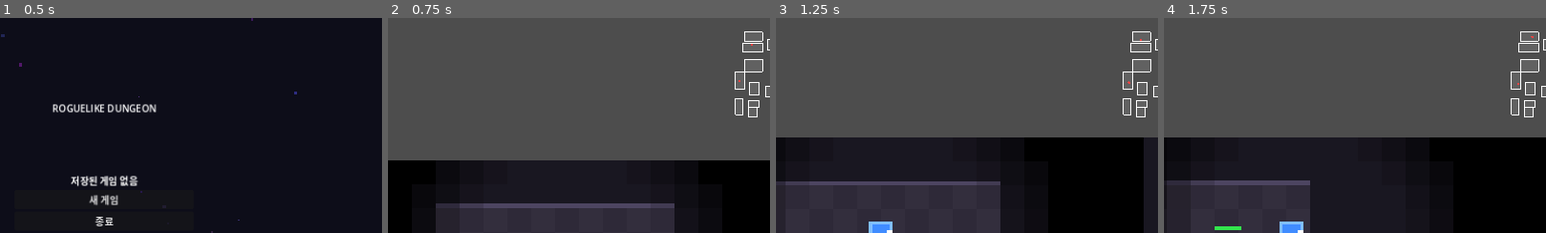
Above: before the commit, frames 1-4 (left to right).
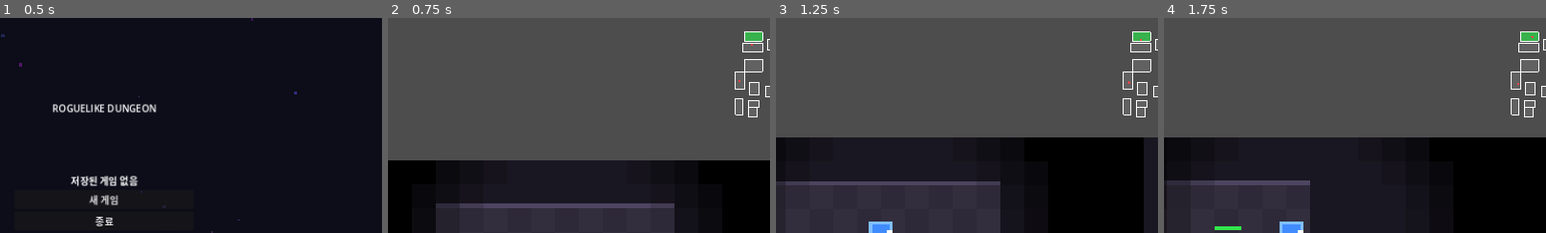
Above: after the commit, the same moments.

Repository: sin857000-code/Valid
Game: Godot game, scene res://scenes/ui/main_menu.tscn
The game is run twice, just before and just after one commit, with the same random seed, the same clock (stepped at 60 frames per second) and the same inputs.
Inputs:
- Up to frame 1 (0.5 s): no input
- Up to frame 2 (0.75 s): click "새 게임" at 0.5 s
- Up to frame 3 (1.25 s): no input
- Up to frame 4 (1.75 s): tap Enter (ui_accept) at 1.25, 1.52 s; hold Right (ui_right) from 1.28 s (still down)
The pictures show only the part of the screen within x 36-86%, y 0-50%; the shares and areas given below are measured in that part.

Frame 1 is identical in both runs. In frame 2, 0.2% of the frame differs, in the area x 93-98%, y 6-11%; in frame 3, 0.2%; in frame 4, 0.2%.
Error in both runs: Invalid call. Nonexistent function 'is_action_just_pressed' in base 'InputEventKey'. (res://scripts/ui/pause_menu.gd:48)

Commit message:
Cycle 11: secret rooms, theme announcements, minimap room markers
- dungeon_generator: _carve_secret_room() adds 1 isolated small room per floor with narrow connector
- dungeon: spawns 2 items + 33% weapon in secret_room; is_boss_floor set before minimap
- hud: show_theme_enter() animated centered announcement at floor 6/11/16
- minimap: start room green, boss room purple; takes optional boss_room param

https://claude.ai/code/session_01W1t3cyazDUadMr1eE4hi94

Diff:
--- a/roguelike/scripts/maps/dungeon.gd
+++ b/roguelike/scripts/maps/dungeon.gd
@@ -72,11 +72,18 @@
 	map_renderer.setup(grid, generator.get_map_width(), generator.get_map_height())
 	fog.setup(generator.get_map_width(), generator.get_map_height())
 
+	is_boss_floor = GameManager.current_floor % BOSS_INTERVAL == 0
 	player.global_position = Vector2(rooms[0].get_center()) * TILE
-	hud.minimap.setup(rooms)
+	hud.minimap.setup(rooms, generator.get_boss_room() if is_boss_floor else Rect2i())
+	enemy_count = 0
 
-	is_boss_floor = GameManager.current_floor % BOSS_INTERVAL == 0
-	enemy_count = 0
+	var f = GameManager.current_floor
+	if f == 6:
+		hud.show_theme_enter("Dungeon", Color(0.3, 0.9, 0.4))
+	elif f == 11:
+		hud.show_theme_enter("Crypt", Color(0.4, 0.6, 1.0))
+	elif f == 16:
+		hud.show_theme_enter("Hell", Color(1.0, 0.3, 0.1))
 
 	if is_boss_floor:
 		_spawn_boss()
@@ -87,6 +94,7 @@
 
 	_spawn_items()
 	_spawn_traps()
+	_spawn_secret_loot()
 	transition.fade_out()
 
 func _spawn_enemy() -> void:
@@ -123,6 +131,17 @@
 		var room = rooms[randi_range(1, rooms.size() - 1)]
 		_make_item(load(WEAPON_SCRIPTS[randi() % WEAPON_SCRIPTS.size()]),
 			Vector2(room.get_center()) * TILE)
+
+func _spawn_secret_loot() -> void:
+	var sr = generator.secret_room
+	if sr == Rect2i():
+		return
+	var center = Vector2(sr.get_center()) * TILE
+	for i in range(2):
+		_make_item(load(ITEM_SCRIPTS[randi() % ITEM_SCRIPTS.size()]),
+			center + Vector2(randi_range(-12, 12), randi_range(-12, 12)))
+	if randi() % 3 == 0:
+		_make_item(load(WEAPON_SCRIPTS[randi() % WEAPON_SCRIPTS.size()]), center)
 
 func _spawn_traps() -> void:
 	var trap_count = 2 + GameManager.current_floor / 2
--- a/roguelike/scripts/maps/dungeon_generator.gd
+++ b/roguelike/scripts/maps/dungeon_generator.gd
@@ -9,10 +9,12 @@
 const MAX_ROOM_SIZE = 13
 
 var rooms: Array[Rect2i] = []
+var secret_room: Rect2i = Rect2i()
 var _grid: Array = []
 
 func generate() -> Array:
 	rooms.clear()
+	secret_room = Rect2i()
 	_grid = []
 	for y in range(MAP_HEIGHT):
 		_grid.append([])
@@ -21,7 +23,32 @@
 
 	_bsp_split(Rect2i(1, 1, MAP_WIDTH - 2, MAP_HEIGHT - 2), 5)
 	_connect_rooms()
+	_carve_secret_room()
 	return _grid
+
+func _carve_secret_room() -> void:
+	if rooms.is_empty():
+		return
+	var anchor = rooms[randi_range(1, rooms.size() - 2)]
+	var center = anchor.get_center()
+	var offsets = [Vector2i(MAX_ROOM_SIZE + 2, 0), Vector2i(-MAX_ROOM_SIZE - 8, 0),
+				   Vector2i(0, MAX_ROOM_SIZE + 2), Vector2i(0, -MAX_ROOM_SIZE - 8)]
+	offsets.shuffle()
+	for off in offsets:
+		var sx = center.x + off.x
+		var sy = center.y + off.y
+		var sw = randi_range(4, 7)
+		var sh = randi_range(4, 7)
+		if sx < 2 or sy < 2 or sx + sw >= MAP_WIDTH - 2 or sy + sh >= MAP_HEIGHT - 2:
+			continue
+		var room = Rect2i(sx, sy, sw, sh)
+		for rx in range(room.position.x, room.position.x + room.size.x):
+			for ry in range(room.position.y, room.position.y + room.size.y):
+				_grid[ry][rx] = TILE_FLOOR
+		# narrow 1-tile connector
+		_carve_corridor(center, room.get_center())
+		secret_room = room
+		return
 
 func _bsp_split(area: Rect2i, depth: int) -> void:
 	if depth == 0 or area.size.x < MIN_ROOM_SIZE * 2 or area.size.y < MIN_ROOM_SIZE * 2:
--- a/roguelike/scripts/ui/hud.gd
+++ b/roguelike/scripts/ui/hud.gd
@@ -116,6 +116,23 @@
 	tween.tween_property(boss_alert, "modulate:a", 0.0, 0.5)
 	tween.tween_callback(func(): boss_alert.visible = false)
 
+func show_theme_enter(theme_name: String, color: Color) -> void:
+	var lbl = Label.new()
+	lbl.text = "~ %s ~" % theme_name.to_upper()
+	lbl.add_theme_font_size_override("font_size", 28)
+	lbl.modulate = color
+	lbl.modulate.a = 0.0
+	lbl.horizontal_alignment = HORIZONTAL_ALIGNMENT_CENTER
+	lbl.set_anchors_preset(Control.PRESET_CENTER)
+	lbl.position += Vector2(-200, -60)
+	lbl.size = Vector2(400, 60)
+	add_child(lbl)
+	var tween = lbl.create_tween()
+	tween.tween_property(lbl, "modulate:a", 1.0, 0.5)
+	tween.tween_interval(2.0)
+	tween.tween_property(lbl, "modulate:a", 0.0, 0.6)
+	tween.tween_callback(lbl.queue_free)
+
 func show_perfect_bonus(bonus: int) -> void:
 	var lbl = Label.new()
 	lbl.text = "PERFECT! +%d" % bonus
--- a/roguelike/scripts/ui/minimap.gd
+++ b/roguelike/scripts/ui/minimap.gd
@@ -6,25 +6,32 @@
 
 var _rooms: Array[Rect2i] = []
 var _player: Node = null
+var _boss_room: Rect2i = Rect2i()
 
 func _ready() -> void:
 	_player = get_tree().get_first_node_in_group("player")
 
-func setup(rooms: Array[Rect2i]) -> void:
+func setup(rooms: Array[Rect2i], boss_room: Rect2i = Rect2i()) -> void:
 	_rooms = rooms
+	_boss_room = boss_room
 	queue_redraw()
 
 func _process(_delta: float) -> void:
 	queue_redraw()
 
 func _draw() -> void:
-	# 방 그리기
-	for room in _rooms:
+	for i in range(_rooms.size()):
+		var room = _rooms[i]
 		var rect = Rect2(
 			MAP_OFFSET + Vector2(room.position) * TILE_SIZE,
 			Vector2(room.size) * TILE_SIZE
 		)
-		draw_rect(rect, Color(0.4, 0.4, 0.4, 0.8))
+		var fill = Color(0.4, 0.4, 0.4, 0.8)
+		if i == 0:
+			fill = Color(0.2, 0.8, 0.3, 0.8)  # start room green
+		elif room == _boss_room:
+			fill = Color(0.7, 0.1, 0.7, 0.9)  # boss room purple
+		draw_rect(rect, fill)
 		draw_rect(rect, Color.WHITE, false)
 
 	# 적 위치
